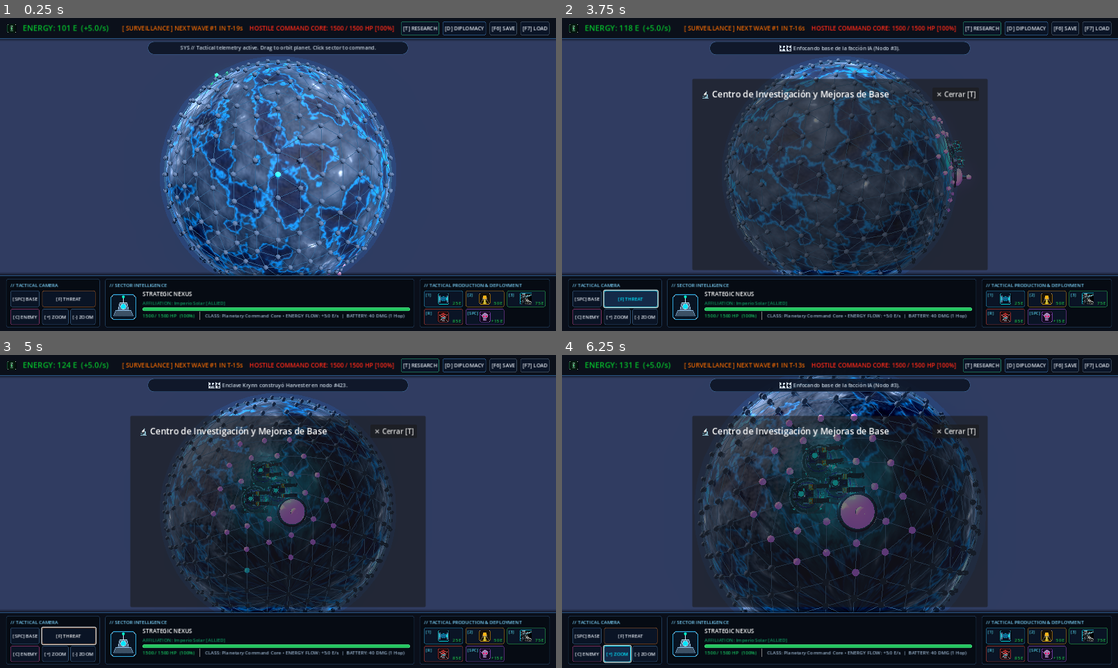
Above: before the commit, frames 1-4 (two rows, left to right).
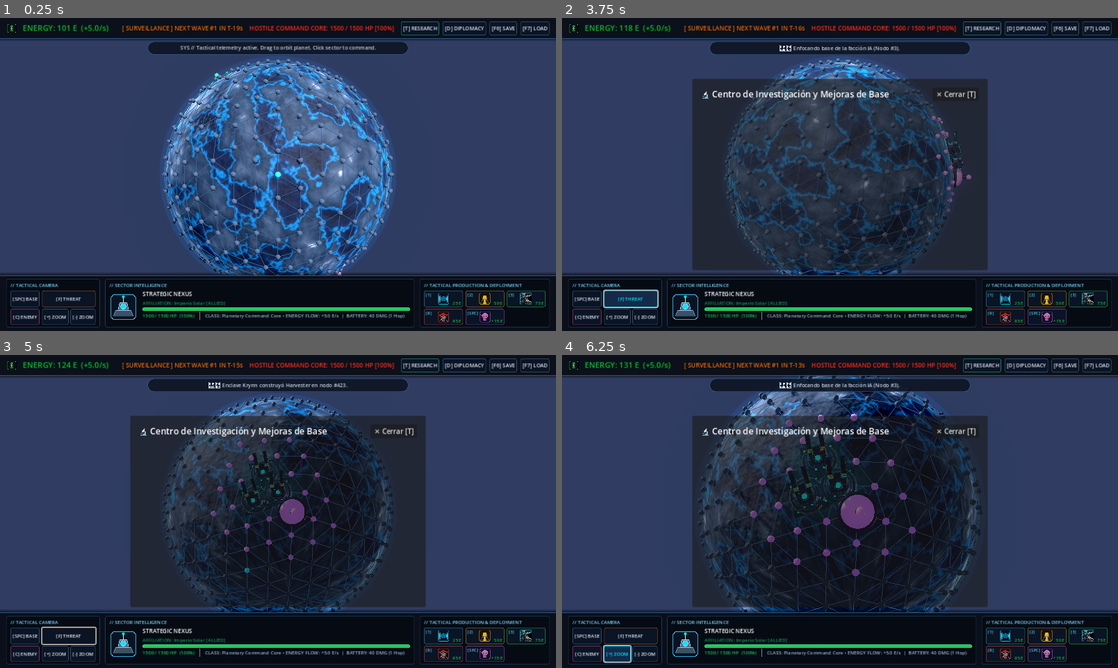
Above: after the commit, the same moments.

Repository: omarneyra/invassion
Game: Godot game, scene res://scenes/main.tscn
Same seed, same stepped clock (60 frames per second), same inputs: the game is played once before the commit and once after it.
Inputs (mouse positions are in pixels of both pictures, inside the frame that each line leads up to):
- Up to frame 1 (0.25 s): no input
- Up to frame 2 (3.75 s): click "[T] RESEARCH" at 0.5 s; click "[D] DIPLOMACY" at 1.25 s; click "[SPC] BASE" at 2 s; tap Enter at 2.75 s; move the mouse to (962, 158) at 2.77 s; hold D 2.78-3.5 s; tap B at 2.85 s; click (962, 158) at 2.92 s; tap Space at 3.02 s; click "[F] THREAT" at 3.5 s
- Up to frame 3 (5 s): drag from (166, 527) to (250, 574) at 4.27 s
- Up to frame 4 (6.25 s): click "[C] ENEMY" at 5 s; click "[+] ZOOM" at 5.75 s

The runs differ from the first frame. In frame 2, 0.2% of the frame differs, in the area x 67-74%, y 33-54%; in frame 3, 1.2%; in frame 4, 2.3%, in the area x 36-62%, y 22-66%.
Error in both runs: Invalid call. Nonexistent function 'add_theme_constants_override' in base 'HBoxContainer'. (res://scenes/main.gd:1091)

Commit message:
feat(graphics): align 3D entities with planetary north-tangent and soften omnilight

Diff:
--- a/scenes/planet_view.gd
+++ b/scenes/planet_view.gd
@@ -357,13 +357,13 @@
 	node_3d.position = pos
 
 	var up = normal
-	var forward = Vector3.FORWARD
-	if absf(up.dot(forward)) > 0.9:
-		forward = Vector3.RIGHT
-	var right = up.cross(forward).normalized()
-	forward = right.cross(up).normalized()
-
-	node_3d.basis = Basis(right, up, forward)
+	var pole = Vector3.UP
+	if absf(normal.dot(pole)) > 0.92:
+		pole = Vector3.FORWARD
+	var north_tangent = (pole - normal * normal.dot(pole)).normalized()
+	var east_tangent = normal.cross(north_tangent).normalized()
+
+	node_3d.basis = Basis(east_tangent, up, north_tangent)
 
 var _faction_materials: Dictionary = {}
 var current_world_state: Dictionary = {}
@@ -588,9 +588,9 @@
 
 			var light = OmniLight3D.new()
 			light.light_color = Color("#00f5ff")
-			light.light_energy = 1.6
-			light.omni_range = 2.5
-			light.position = Vector3(0, 0.40, 0.35)
+			light.light_energy = 0.45
+			light.omni_range = 1.4
+			light.position = Vector3(0, 0.32, 0.22)
 			root.add_child(light)
 
 	elif btype == "harvester":
